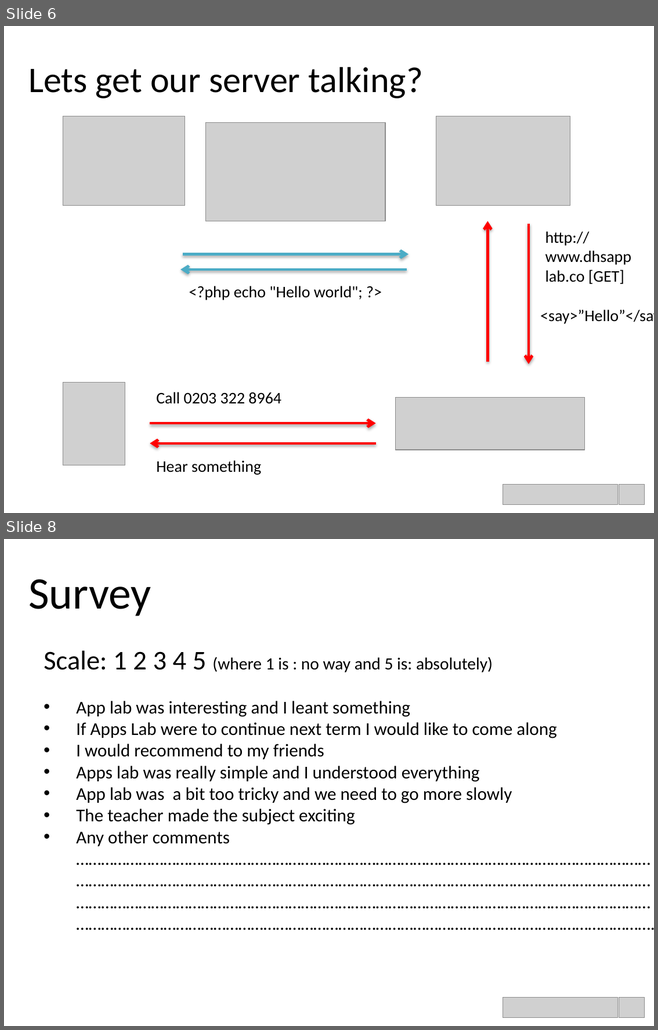
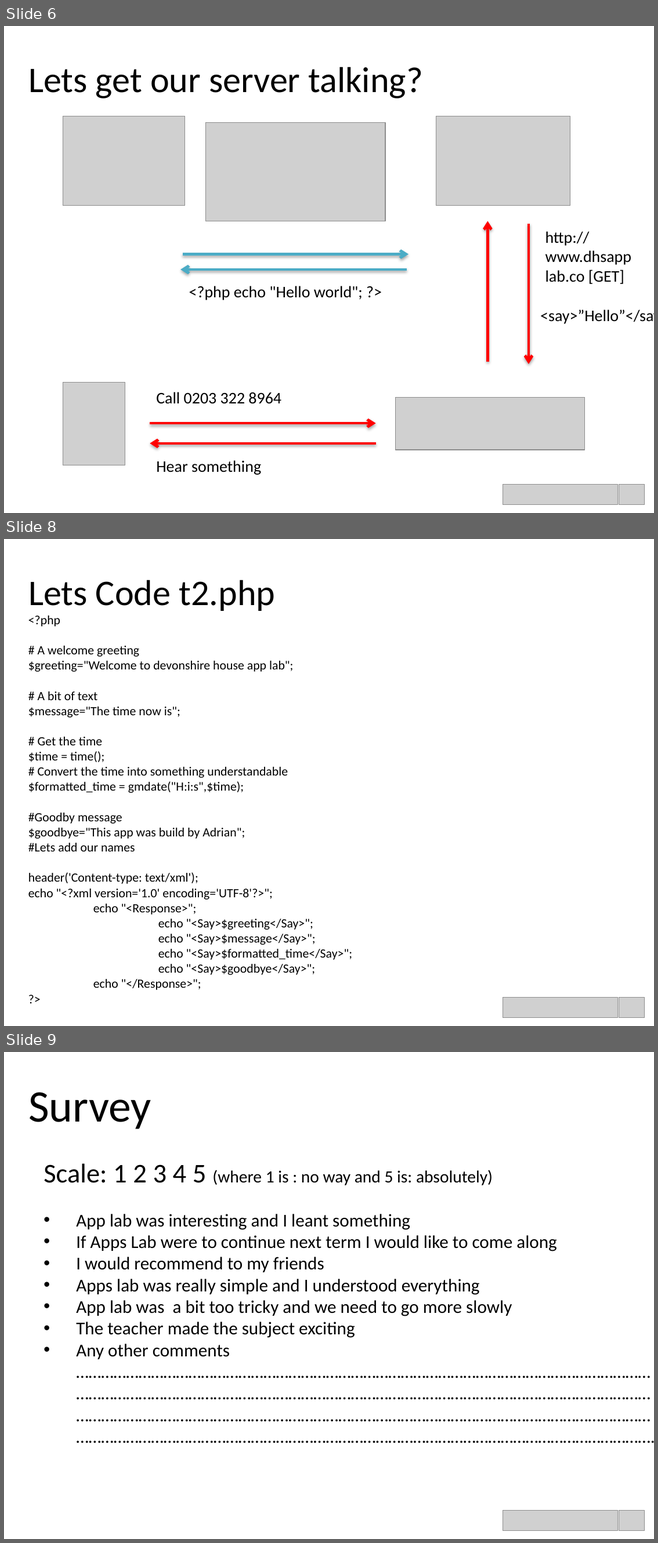
Before and after one commit to peterkarney1/devonshirehouse, a slide deck: Step 3/Inventors ClubV1 - Step 3.pptx. Shown one above the other, each under a label of ours: slides 6 and 8 before the commit, slides 6, 8 and 9 after it; the slides between them are not shown. The pictures are 658x1030 and 658x1543 pixels, drawn with LibreOffice and Linux fonts; fonts in the diff are those of the drawing; grey boxes stand for pictures. Boxes give left, top, right and bottom in pixels: in the first picture for what was removed or moved away, otherwise in the second. Text is boxed around its words. In the diff, an @@ line names an element or a change of style, - is before the commit and + after.

```diff
--- a/Step 3/Inventors ClubV1 - Step 3.pptx
+++ b/Step 3/Inventors ClubV1 - Step 3.pptx
@@ slide 8 added at (4,539,654,1026), background #FFFFFF @@
@@ title added at (28,580,275,611), 40 pt, text #000000 @@
+Lets Code t2.php
@@ text added at (28,616,352,990), 14 pt, text #000000 @@
+  <?php
+  # A welcome greeting
+  $greeting="Welcome to devonshire house app lab";
+  # A bit of text
+  $message="The time now is";
+  # Get the time
+  $time = time();
+  # Convert the time into something understandable
+  $formatted_time = gmdate("H:i:s",$time);
+  #Goodby message
+  $goodbye="This app was build by Adrian";
+  #Lets add our names
+  header('Content-type: text/xml');
+  echo "<?xml version='1.0' encoding='UTF-8'?>";
+  echo "<Response>";
+  echo "<Say>$greeting</Say>";
+  echo "<Say>$message</Say>";
+  echo "<Say>$formatted_time</Say>";
+  echo "<Say>$goodbye</Say>";
+  echo "</Response>";
+  ?>
@@ picture added at (503,998,618,1017) @@
@@ picture added at (619,998,644,1017) @@
@@ what was slide 8 is now slide 9 @@
```
Also in this commit, not shown: 1 slide changed, 3 other files.
